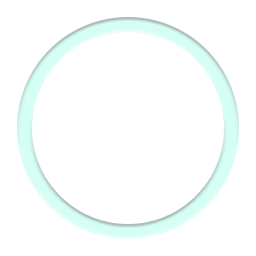
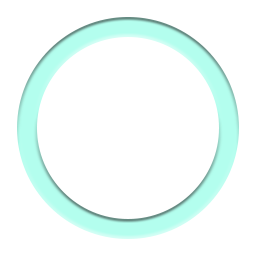
Two versions of the same layered image (w=256, h=256). Layer-by-layer changes:
"Group 2": opacity 50% → 90% over 17, 17, 239, 239
painted on "Ellipse 1" (1st of 2, in "Group 2") over 32, 32, 224, 224
